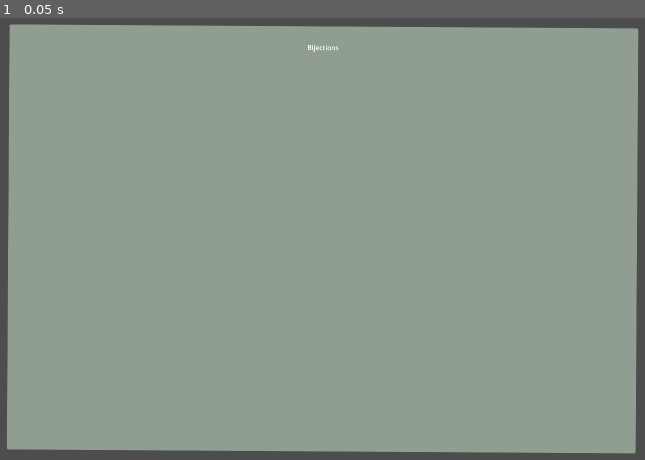
Above: before the commit, frame 1.
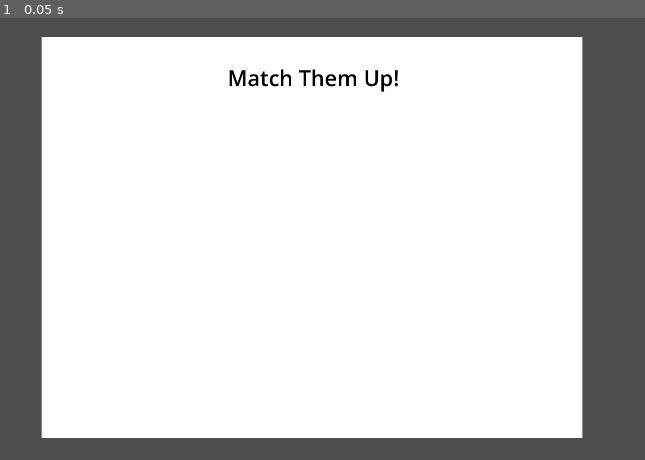
Above: after the commit, the same moment.

Repository: smileyface12349/combinatorics-game
Game: Godot game, scene res://Scenes/test_scene.tscn
The game is run twice, just before and just after one commit, with the same random seed, the same clock (stepped at 60 frames per second) and the same inputs.
Inputs:
- Up to frame 1 (0.05 s): no input

The runs differ from the first frame. In frame 1, 94% of the frame differs, in the area x 1-99%, y 1-99%.

Commit message:
Added very basic line drawing to bijections

Diff:
--- /dev/null
+++ b/Bijections/match.gd
@@ -0,0 +1,125 @@
+extends Control
+
+
+# Called when the node enters the scene tree for the first time.
+func _ready() -> void:
+	pass # Replace with function body.
+
+var width: int = 10
+var color: Color = Color.GREEN
+
+var mouse_position_drawn: Vector2 = Vector2(0, 0)
+
+@export var font: Font
+
+class BijectionElement:
+	var text: String
+	var match: BijectionElement = null
+	var pos: Vector2 = Vector2(0, 0)
+	var size: Vector2 = Vector2(64, 32)
+	var left: bool
+
+	func _init(text: String, left: bool) -> void:
+		self.text = text
+		self.left = left
+
+	func is_inside(pos: Vector2) -> bool:
+		return pos.x >= self.pos.x && pos.y >= self.pos.y \
+		 	&& pos.x <= self.pos.x + self.size.x && pos.y <= self.pos.y + self.size.y
+
+class Bijection:
+	var from: Array[BijectionElement]
+	var to: Array[BijectionElement]
+
+	func _init(from: Array[BijectionElement], to: Array[BijectionElement]) -> void:
+		self.from = from
+		self.to = to
+
+	func all_elements() -> Array[BijectionElement]:
+		return self.from + self.to
+
+	func get_elements(left: bool) -> Array[BijectionElement]:
+		if left:
+			return self.from
+		else:
+			return self.to
+
+var bijection = Bijection.new(
+	# Left elements
+	[
+		BijectionElement.new("{}", true),
+		BijectionElement.new("{1}", true),
+		BijectionElement.new("{2}", true),
+		BijectionElement.new("{1, 2}", true),
+	],
+	# Right elements
+	[
+		BijectionElement.new("00", false),
+		BijectionElement.new("10", false),
+		BijectionElement.new("01", false),
+		BijectionElement.new("11", false)
+	]
+)
+
+var active_element: BijectionElement = null
+
+func _input(event) -> void:
+	# Left mouse button pressed
+	if event is InputEventMouseButton && event.button_index == MOUSE_BUTTON_LEFT && event.pressed:
+		# If there aren't any selected yet...
+		if active_element == null:
+			# See if we've clicked on any elements
+			for element in bijection.all_elements():
+				if element.is_inside(event.position - get_global_position()):
+					# If so, draw a line starting at this element
+					active_element = element
+					break
+		# If we've already selected an element...
+		else:
+			# See if we've clicked on any elements on the other side
+			for element in bijection.get_elements(!active_element.left):
+				if element.is_inside(event.position - get_global_position()):
+					# If so, match these up. Only store matchings from left to right
+					if element.left:
+						element.match = active_element
+					else:
+						active_element.match = element
+					print("Matched " + element.text + " to " + active_element.text)
+					active_element = null
+					break
+			# If we missed, just clear the active element anyway
+			active_element = null
+		# Whatever happened, it's time for a redraw
+		queue_redraw()
+
+
+func _process(_delta):
+	var mouse_position = get_viewport().get_mouse_position() - get_global_position()
+	if mouse_position != mouse_position_drawn:
+		mouse_position_drawn = mouse_position
+		queue_redraw()
+
+func _draw():
+
+	# Draw LHS
+	var pos := Vector2(32, 32)
+	for element: BijectionElement in bijection.from:
+		draw_string(font, pos, element.text, HORIZONTAL_ALIGNMENT_CENTER, -1, 24, Color(0, 0, 0))
+		element.pos = pos
+		pos += Vector2(0, 64)
+
+	# Draw RHS
+	pos = Vector2(1000, 32)
+	for element: BijectionElement in bijection.to:
+		draw_string(font, pos, element.text, HORIZONTAL_ALIGNMENT_CENTER, -1, 24, Color(0, 0, 0))
+		element.pos = pos
+		pos += Vector2(0, 64)
+
+	# Draw matchings that have already been done
+	for element: BijectionElement in bijection.from:
+		if element.match != null:
+			draw_line(element.pos, element.match.pos, Color.RED, width)
+
+	# Draw active matching (if applicable)
+	if active_element != null:
+		draw_line(active_element.pos, mouse_position_drawn, Color.GREEN, width)
--- a/Scenes/test_scene.tscn
+++ b/Scenes/test_scene.tscn
@@ -1,4 +1,7 @@
-[gd_scene load_steps=2 format=3 uid="uid://bt2oy24n476i1"]
+[gd_scene load_steps=4 format=3 uid="uid://bt2oy24n476i1"]
+
+[ext_resource type="Script" path="res://Bijections/match.gd" id="1_bu00l"]
+[ext_resource type="FontFile" uid="uid://c13m3wup8q1k5" path="res://fonts/source-code-pro/source-code-pro-2.010R-ro-1.030R-it/TTF/SourceCodePro-Black.ttf" id="1_vovdu"]
 
 [sub_resource type="StyleBoxFlat" id="StyleBoxFlat_gghq7"]
 bg_color = Color(0.562866, 0.617537, 0.571826, 1)
@@ -13,6 +16,7 @@
 [node name="CanvasLayer" type="CanvasLayer" parent="."]
 
 [node name="Panel" type="Panel" parent="CanvasLayer"]
+visible = false
 anchors_preset = -1
 anchor_left = 0.528
 anchor_top = 0.5
@@ -36,4 +40,33 @@
 offset_right = 53.2563
 offset_bottom = 69.7484
 grow_horizontal = 2
+theme_override_fonts/normal_font = ExtResource("1_vovdu")
 text = "Bijections"
+
+[node name="ColorRect" type="ColorRect" parent="CanvasLayer"]
+offset_left = 340.0
+offset_top = 55.0
+offset_right = 1638.0
+offset_bottom = 1017.0
+
+[node name="RichTextLabel" type="RichTextLabel" parent="CanvasLayer/ColorRect"]
+layout_mode = 0
+offset_left = 446.0
+offset_top = 62.0
+offset_right = 868.0
+offset_bottom = 142.0
+theme_override_colors/default_color = Color(0, 0, 0, 1)
+theme_override_font_sizes/normal_font_size = 52
+text = "Match Them Up!"
+
+[node name="ScrollContainer" type="ScrollContainer" parent="CanvasLayer/ColorRect"]
+layout_mode = 0
+offset_left = 129.0
+offset_top = 340.0
+offset_right = 1176.0
+offset_bottom = 914.0
+
+[node name="Control" type="Control" parent="CanvasLayer/ColorRect/ScrollContainer"]
+layout_mode = 2
+script = ExtResource("1_bu00l")
+font = ExtResource("1_vovdu")
--- a/project.godot
+++ b/project.godot
@@ -15,6 +15,13 @@
 config/features=PackedStringArray("4.3", "GL Compatibility")
 config/icon="res://icon.svg"
 
+[debug]
+
+gdscript/warnings/untyped_declaration=1
+gdscript/warnings/inferred_declaration=1
+gdscript/warnings/unsafe_property_access=1
+gdscript/warnings/unsafe_method_access=1
+
 [display]
 
 window/size/viewport_width=1920
Not shown, changed: .gitignore
